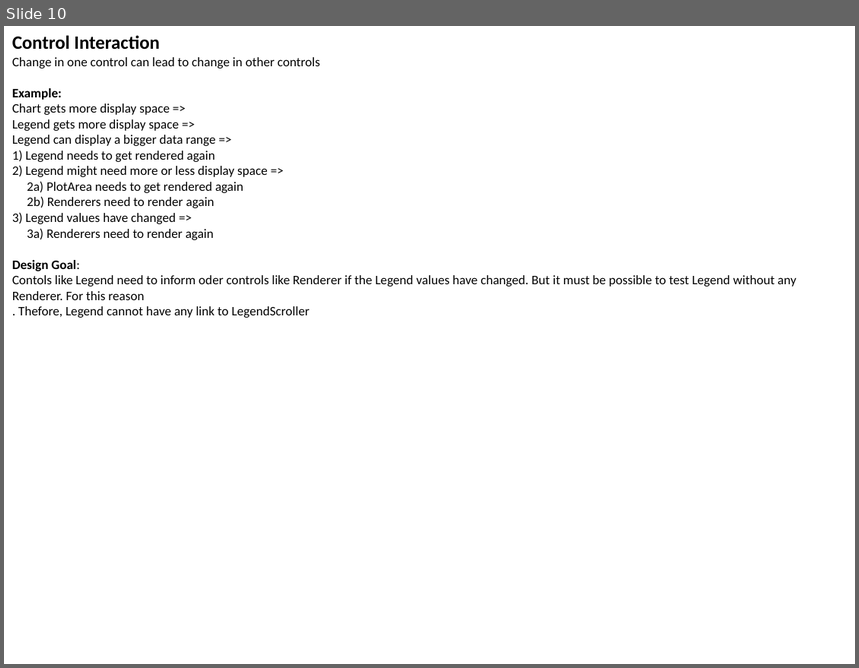
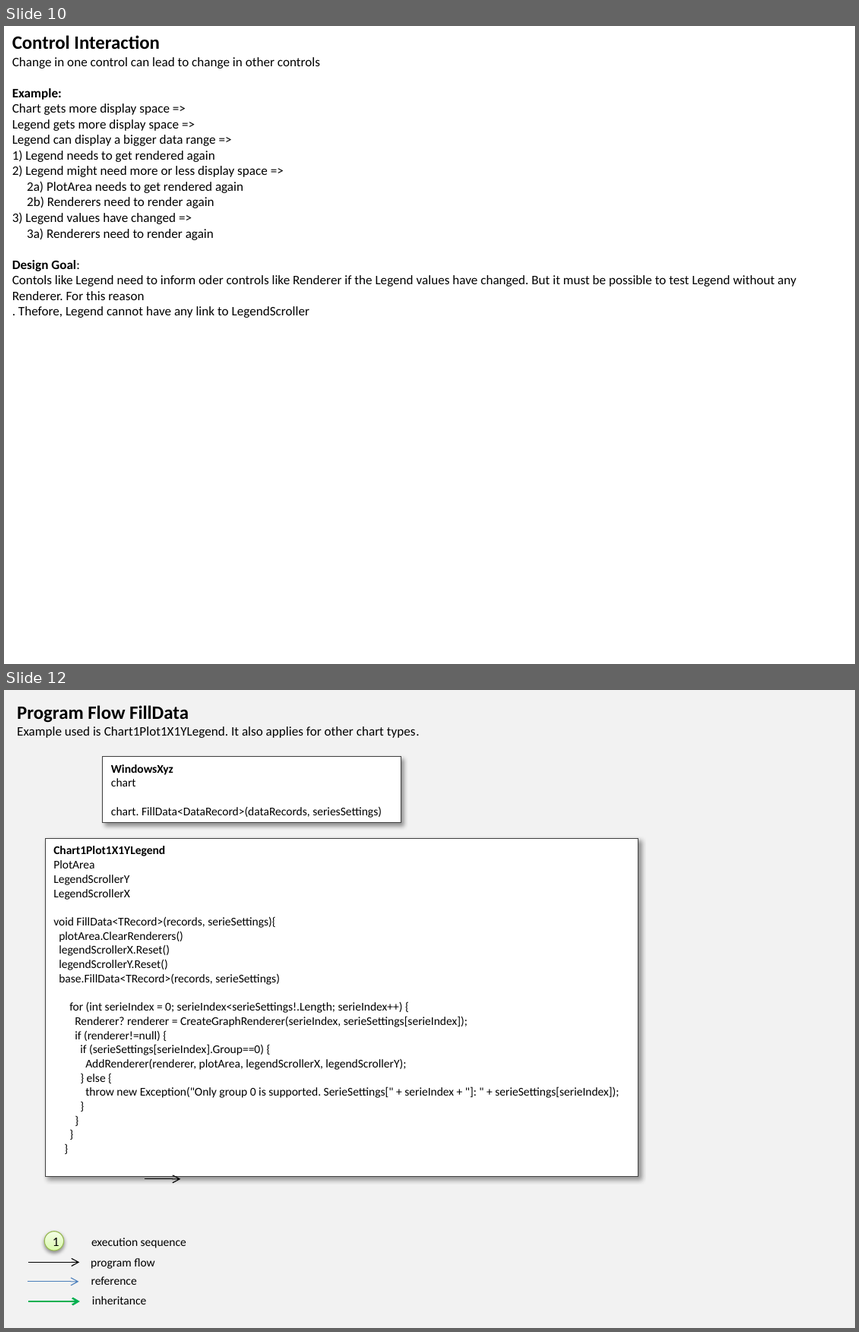
Before and after one commit to PeterHuberSg/XYGraphLib, a slide deck: XYGraphDesign1.pptx. Shown one above the other, each under a label of ours: slide 10 before the commit, slides 10 and 12 after it; the slides between them are not shown. The pictures are 859x668 and 859x1332 pixels, drawn with LibreOffice and Linux fonts; fonts in the diff are those of the drawing. Boxes give left, top, right and bottom in pixels: in the first picture for what was removed or moved away, otherwise in the second. Text is boxed around its words. In the diff, an @@ line names an element or a change of style, - is before the commit and + after.

Commit message:
Rename Zoomers: legendScrollers Move LegendScroller setup to Chart

```diff
--- a/XYGraphDesign1.pptx
+++ b/XYGraphDesign1.pptx
@@ slide 12 added at [4, 690, 855, 1328], background #F2F2F2 @@
@@ text added at [17, 705, 420, 738], 11 pt, text #000000 @@
+Program Flow FillData
+Example used is Chart1Plot1X1YLegend. It also applies for other chart types.
@@ rectangle added at [103, 757, 401, 823], fill #FFFFFF, outline #404040 0.75 pt, 10 pt, text #000000 @@
+WindowsXyz
+chart
+chart. FillData<DataRecord>(dataRecords, seriesSettings)
@@ rectangle added at [46, 839, 639, 1177], fill #FFFFFF, outline #404040 0.75 pt, 10 pt, text #000000 @@
+Chart1Plot1X1YLegend
+PlotArea
+LegendScrollerY
+LegendScrollerX
+void FillData<TRecord>(records, serieSettings){
+plotArea.ClearRenderers()
+legendScrollerX.Reset()
+legendScrollerY.Reset()
+base.FillData<TRecord>(records, serieSettings)
+for (int serieIndex = 0; serieIndex<serieSettings!.Length; serieIndex++) {
+Renderer? renderer = CreateGraphRenderer(serieIndex, serieSettings[serieIndex]);
+if (renderer!=null) {
+if (serieSettings[serieIndex].Group==0) {
+AddRenderer(renderer, plotArea, legendScrollerX, legendScrollerY);
+} else {
+throw new Exception("Only group 0 is supported. SerieSettings[" + serieIndex + "]: " + serieSettings[serieIndex]);
+}
+}
+}
+}
@@ arrow added from (145, 1179) to (180, 1179), #000000 0.75 pt @@
@@ ellipse added at [45, 1231, 65, 1251], fill gradient #DAFDA7 to #E4FCC2 to #F5FFE7, outline #98B955 0.75 pt, 11 pt, text #000000 @@
+1
@@ text added at [91, 1258, 154, 1269], 10 pt, text #000000 @@
+program flow
@@ text added at [91, 1238, 186, 1249], 10 pt, text #000000 @@
+execution sequence
@@ arrow added from (27, 1281) to (79, 1281), #4B7EBC 0.75 pt @@
@@ arrow added from (28, 1263) to (80, 1263), #000000 0.75 pt @@
@@ text added at [91, 1277, 137, 1285], 10 pt, text #000000 @@
+reference
@@ arrow added from (28, 1302) to (80, 1302), #00B050 1.5 pt @@
@@ text added at [92, 1296, 146, 1305], 10 pt, text #000000 @@
+inheritance
```
Also in this commit, not shown: 3 slides changed, 2 other slides added, 6 other files.
